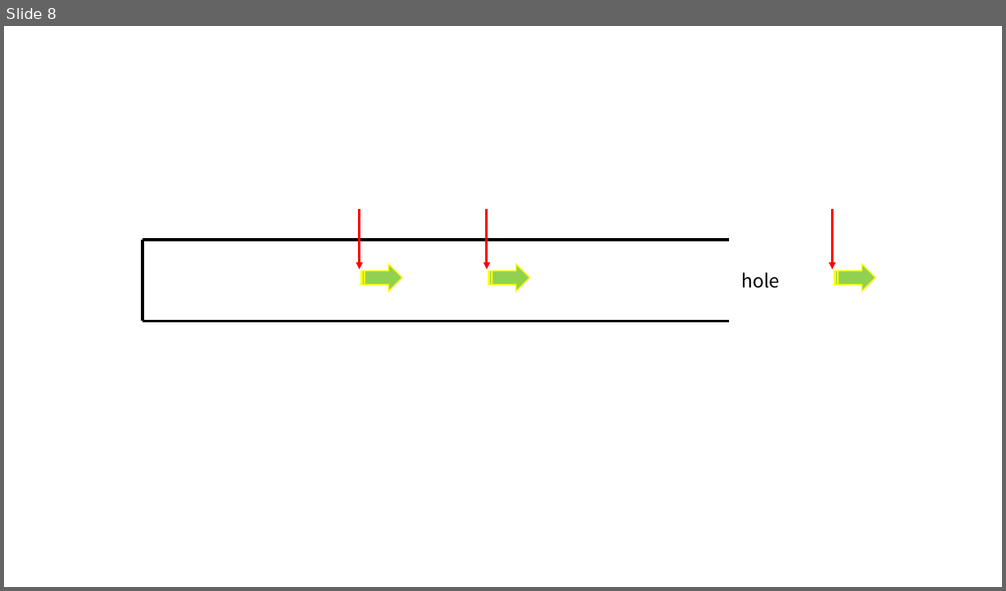
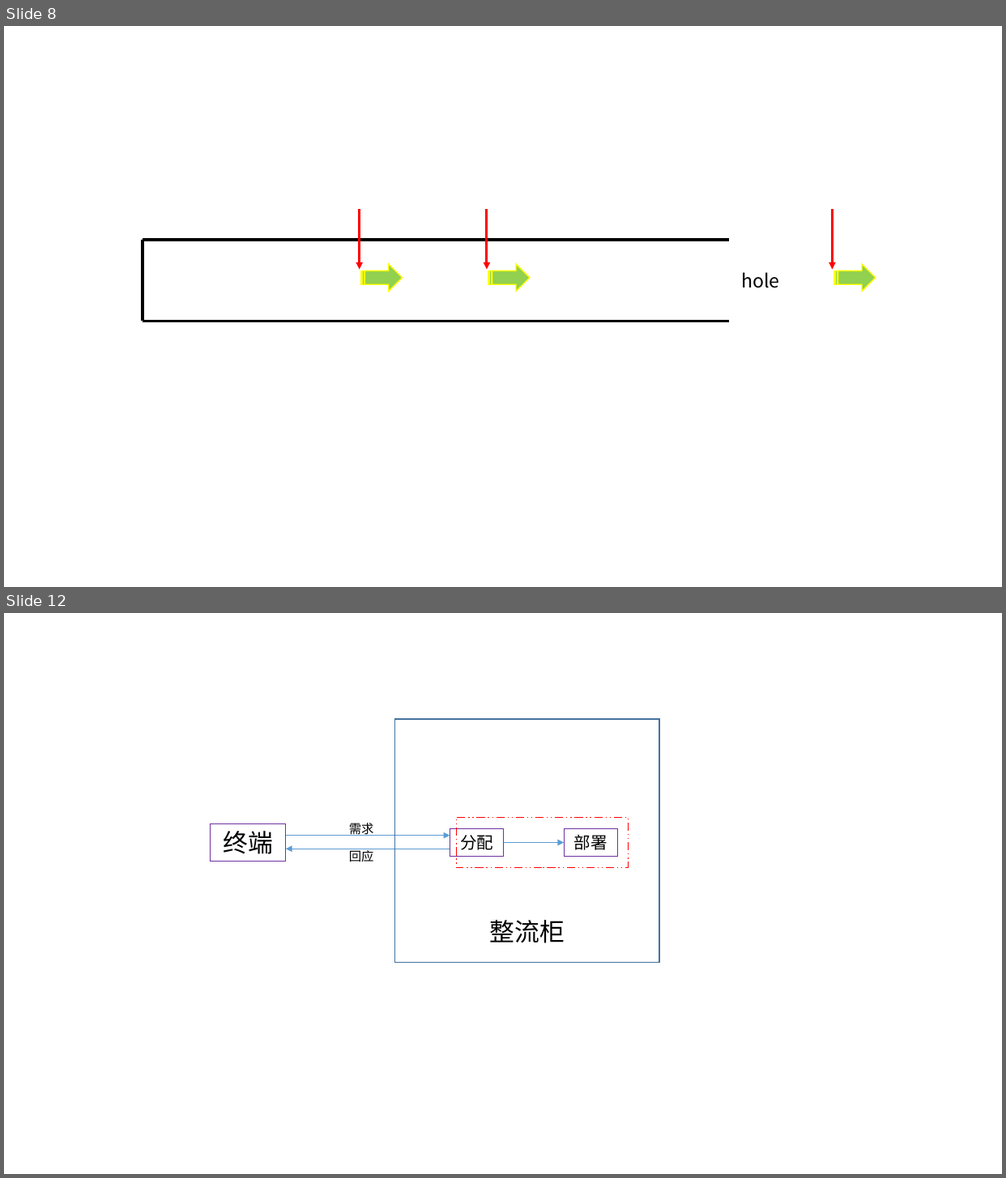
Before and after one commit to HaimanLiao/Some_Backup, a slide deck: tmp_PPT.pptx. Shown one above the other, each under a label of ours: slide 8 before the commit, slides 8 and 12 after it; the slides between them are not shown. The pictures are 1006x591 and 1006x1178 pixels, drawn with LibreOffice and Linux fonts; fonts in the diff are those of the drawing. Boxes give left, top, right and bottom in pixels: in the first picture for what was removed or moved away, otherwise in the second. Text is boxed around its words. In the diff, an @@ line names an element or a change of style, - is before the commit and + after.

```diff
--- a/tmp_PPT.pptx
+++ b/tmp_PPT.pptx
@@ slide 12 added at (x1=4, y1=613, x2=1002, y2=1174), background #FFFFFF @@
@@ rectangle added at (x1=394, y1=719, x2=659, y2=964), outline #43739E 1 pt @@
@@ rectangle added at (x1=211, y1=824, x2=286, y2=862), outline #7030A0 0.75 pt, 24 pt, text #000000 @@
+终端
@@ text added at (x1=349, y1=823, x2=374, y2=836), 12 pt, text #000000 @@
+需求
@@ rectangle added at (x1=450, y1=828, x2=504, y2=856), outline #7030A0 0.75 pt, 16 pt, text #000000 @@
+分配
@@ rectangle added at (x1=456, y1=817, x2=629, y2=867), outline #FF0000 1 pt dashed @@
@@ rectangle added at (x1=564, y1=828, x2=618, y2=856), outline #7030A0 0.75 pt, 16 pt, text #000000 @@
+部署
@@ arrow added from (286, 835) to (450, 835), #5B9BD5 0.5 pt @@
@@ arrow added from (450, 849) to (286, 849), #5B9BD5 0.5 pt @@
@@ text added at (x1=349, y1=849, x2=374, y2=862), 12 pt, text #000000 @@
+回应
@@ arrow added from (503, 843) to (564, 843), #5B9BD5 0.5 pt @@
@@ text added at (x1=490, y1=920, x2=565, y2=943), 24 pt, text #000000 @@
+整流柜
```
Also in this commit, not shown: 2 slides changed, 1 other slide added, 1 other file.
